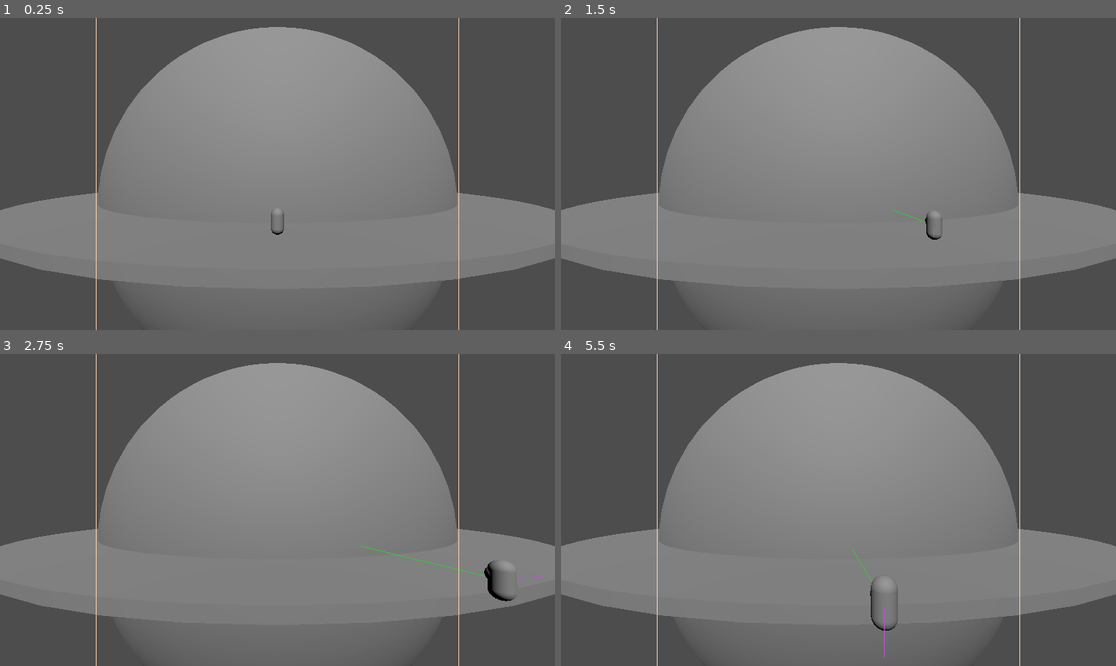
Above: before the commit, frames 1-4 (two rows, left to right).
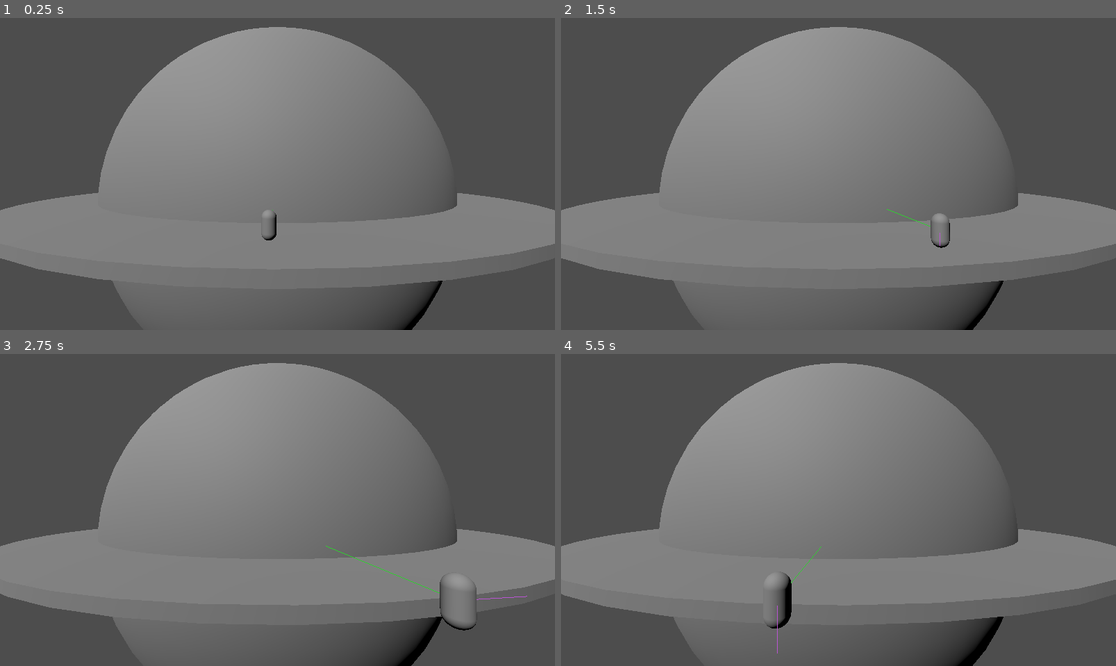
Above: after the commit, the same moments.

Repository: leesgrey/planet
Game: Godot game, scene res://node_3d.tscn
Two runs of this game, one before a commit and one after it. Both use one fixed random seed, a clock stepped at 60 frames per second and the inputs below.
Inputs:
- Up to frame 1 (0.25 s): no input
- Up to frame 2 (1.5 s): tap Enter at 0.5 s; hold D (move_right) 0.53-1.28 s; hold S (move_down) from 1.28 s (still down)
- Up to frame 3 (2.75 s): release S (move_down) at 2.03 s; hold D (move_right) from 2.03 s (still down)
- Up to frame 4 (5.5 s): release D (move_right) at 2.78 s; hold W (move_up) 2.78-3.53 s; hold A (move_left) 3.53-5.03 s; hold S (move_down) from 5.03 s (still down)

The runs differ from the first frame. In frame 1, 4.0% of the frame differs, in the area x 0-100%, y 0-100%; in frame 2, 4.1%; in frame 3, 8.1%; in frame 4, 8.8%.

Commit message:
movement v1 working

Diff:
--- a/Scripts/camera.gd
+++ b/Scripts/camera.gd
@@ -1,3 +1,4 @@
+class_name OrbitingCamera
 extends Node3D
 
 @export var player_node: CharacterBody3D
@@ -6,13 +7,27 @@
 @export var camera: Camera3D
 @export var planet: MeshInstance3D
 
+var boundary_angle: float
 
 func _ready():
-	debug.set_margin(margin)
+	var dist_from_origin = position.distance_to(camera.global_position)
+	var planet_radius = planet.mesh.radius
+	boundary_angle = asin(planet_radius / dist_from_origin)
 
 
-func _physics_process(_delta):
-	var dist_from_origin = position.distance_to(Vector3(0, 0, 0))
-	var planet_radius = planet.mesh.radius
-	var angle = asin(planet_radius / dist_from_origin) * 2
-	print(angle)
+func update_camera(player_velocity : Vector3):
+	print("\n")
+	var to_player = (player_node.position - camera.global_position).rotated(Vector3(0, 1, 0), -rotation.y)
+	to_player.y = 0
+	var player_angle = (PI/2) - atan(abs(to_player.z)/abs(to_player.x))
+
+	if player_angle >= boundary_angle:
+		var l2 = player_velocity.length_squared()
+		var m2 = player_node.position.length_squared()
+		var n2 = (player_node.position - player_velocity).length_squared()
+		var x = acos((m2 + n2 - l2) / (2 * sqrt(m2) * sqrt(n2)))
+		print("ROTATING " + str(rad_to_deg(x)))
+		if to_player.x < 0:
+			rotate_y(-x)
+		else:
+			rotate_y(x)
--- a/Scripts/character.gd
+++ b/Scripts/character.gd
@@ -1,13 +1,10 @@
 extends CharacterBody3D
 
 @export var speed: float
-@export var camera: Camera3D
+@export var orbit_camera: OrbitingCamera
 @export var debug: Node3D
 
-var target_velocity = Vector3.ZERO
-
-
-func _physics_process(_delta):
+func _physics_process(delta):
 	var direction = Vector3.ZERO
 
 	#  @todo: change to input axis, combine
@@ -20,16 +17,19 @@
 		direction += Vector3.UP.cross(from_origin.normalized())
 
 	if Input.is_action_pressed("move_up"):
-		var to_camera = position - camera.position
+		var to_camera = position - orbit_camera.camera.global_position
 		to_camera.y = 0
 		direction += to_camera.normalized()
 
 	if Input.is_action_pressed("move_down"):
-		var from_camera = camera.position - position
+		var from_camera = orbit_camera.camera.global_position - position
 		from_camera.y = 0
 		direction += from_camera.normalized()
 
-	velocity = direction * speed
-	move_and_slide()
+	velocity = direction.normalized() * speed
+	if (velocity != Vector3.ZERO):
+		move_and_slide()
+	if (velocity != Vector3.ZERO):
+		orbit_camera.update_camera(velocity * delta)
 
 	debug.update_all(direction * 3)
--- a/node_3d.tscn
+++ b/node_3d.tscn
@@ -1,9 +1,8 @@
-[gd_scene load_steps=11 format=3 uid="uid://cd8tlxxo81x2a"]
+[gd_scene load_steps=9 format=3 uid="uid://cd8tlxxo81x2a"]
 
 [ext_resource type="Script" path="res://Scripts/character.gd" id="1_a202f"]
 [ext_resource type="Script" path="res://Scripts/character_debug.gd" id="2_noarx"]
 [ext_resource type="Script" path="res://Scripts/camera.gd" id="3_a0tk4"]
-[ext_resource type="Script" path="res://Scripts/camera_debug.gd" id="4_r3fl7"]
 
 [sub_resource type="SphereMesh" id="SphereMesh_4xowi"]
 radius = 40.0
@@ -21,8 +20,6 @@
 
 [sub_resource type="CapsuleMesh" id="CapsuleMesh_a0tk4"]
 
-[sub_resource type="SphereMesh" id="SphereMesh_r3fl7"]
-
 [node name="Node3D" type="Node3D"]
 
 [node name="StaticBody3D" type="StaticBody3D" parent="."]
@@ -39,11 +36,11 @@
 transform = Transform3D(1, 0, 0, 0, 1, 0, 0, 0, 1, 0, -1, 0)
 mesh = SubResource("CylinderMesh_a202f")
 
-[node name="Player" type="CharacterBody3D" parent="." node_paths=PackedStringArray("camera", "debug")]
-transform = Transform3D(1, 0, 0, 0, 1, 0, 0, 0, 1, 0, 0.821121, 45)
+[node name="Player" type="CharacterBody3D" parent="." node_paths=PackedStringArray("orbit_camera", "debug")]
+transform = Transform3D(1, 0, 0, 0, 1, 0, 0, 0, 1, 25.7871, 1, 39.237)
 script = ExtResource("1_a202f")
 speed = 10.0
-camera = NodePath("../CameraPivot/Camera3D")
+orbit_camera = NodePath("../CameraPivot")
 debug = NodePath("CharacterDebug")
 
 [node name="CollisionShape3D" type="CollisionShape3D" parent="Player"]
@@ -55,31 +52,20 @@
 mesh = SubResource("CapsuleMesh_a0tk4")
 skeleton = NodePath("../../..")
 
-[node name="Face" type="MeshInstance3D" parent="Player/Mesh"]
-transform = Transform3D(1, 0, 0, 0, 1, 0, 0, 0, 1, 0, 0.240878, -0.148403)
-mesh = SubResource("SphereMesh_r3fl7")
-skeleton = NodePath("../../..")
-
 [node name="CharacterDebug" type="Node3D" parent="Player"]
 script = ExtResource("2_noarx")
 
 [node name="DirectionalLight3D" type="DirectionalLight3D" parent="."]
 transform = Transform3D(1, 0, 0, 0, 0.67798, 0.73508, 0, -0.73508, 0.67798, 0, 24.1943, 54.9329)
 
-[node name="CameraPivot" type="Node3D" parent="." node_paths=PackedStringArray("player_node", "debug", "camera", "planet")]
+[node name="CameraPivot" type="Node3D" parent="." node_paths=PackedStringArray("player_node", "camera", "planet")]
+transform = Transform3D(0.829038, 0, 0.559193, 0, 1, 0, -0.559193, 0, 0.829038, 0, 0, 0)
+visible = false
 script = ExtResource("3_a0tk4")
 player_node = NodePath("../Player")
 margin = 200.0
-debug = NodePath("../Control")
 camera = NodePath("Camera3D")
 planet = NodePath("../StaticBody3D/Planet")
 
 [node name="Camera3D" type="Camera3D" parent="CameraPivot"]
 transform = Transform3D(1, 0, 0, 0, 0.99996, -0.00900584, 0, 0.00900584, 0.99996, 0, 4.2276, 60.3198)
-
-[node name="Control" type="Control" parent="."]
-layout_mode = 3
-anchors_preset = 0
-offset_right = 40.0
-offset_bottom = 40.0
-script = ExtResource("4_r3fl7")
Not shown, changed: .gitignore
